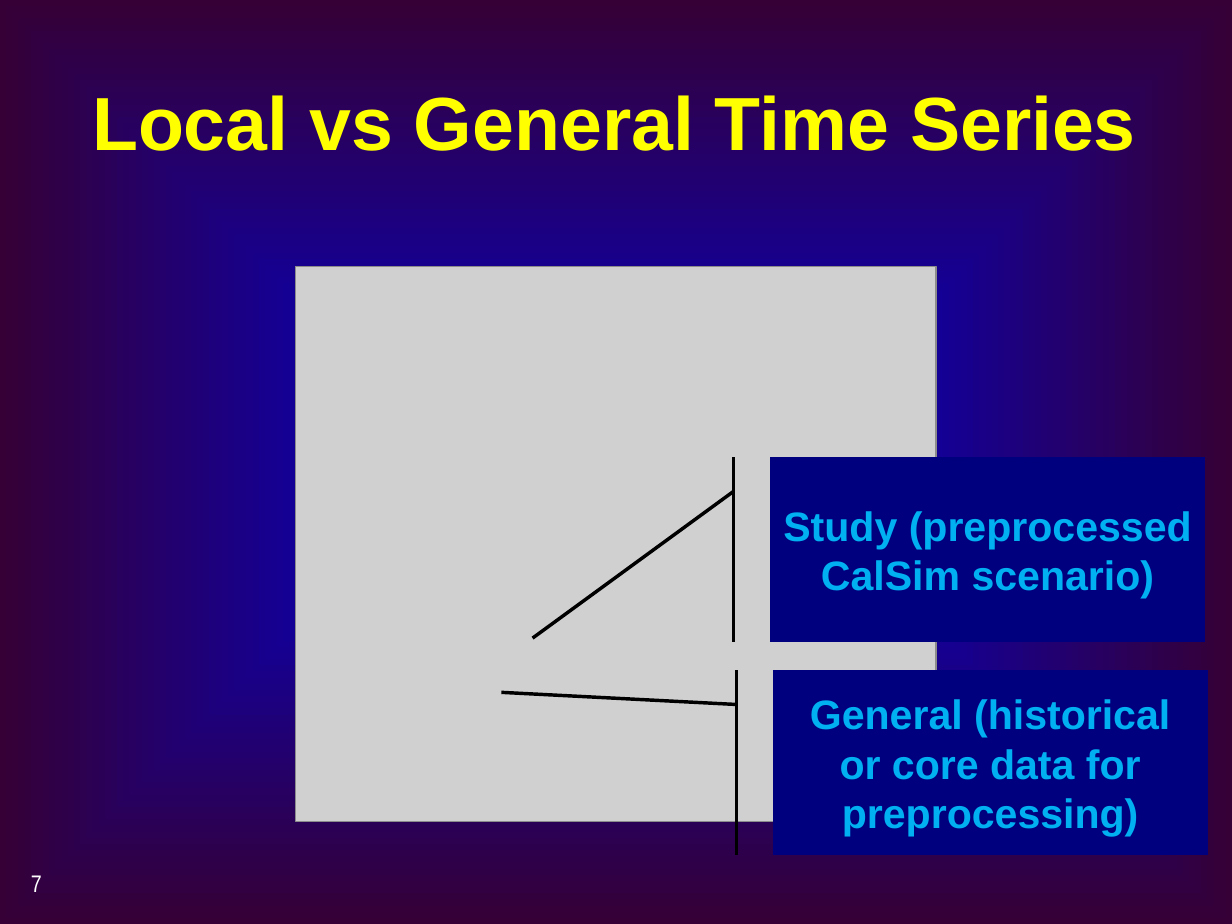
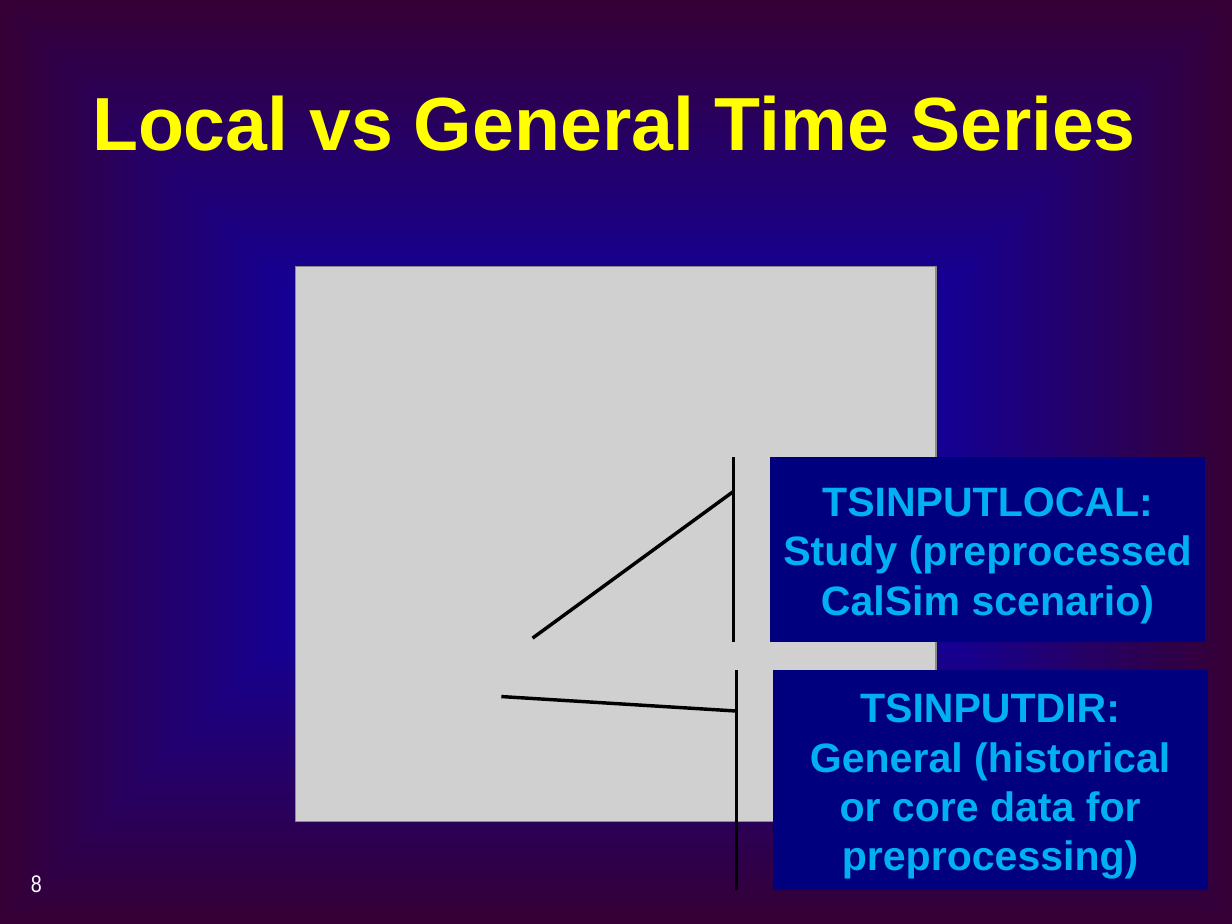
Before and after one commit to CADWRDeltaModeling/dsm2, a slide deck: slide 8 of dsm2/presentations/d4_move_archive_batch.ppt (slide 7 before the commit). Drawn at 1232x924 pixels with LibreOffice and Linux fonts; fonts in the diff are those of the drawing; grey boxes stand for pictures. Boxes give left, top, right and bottom in pixels: in the first picture for what was removed or moved away, otherwise in the second. Text is boxed around its words. In the diff, an @@ line names an element or a change of style, - is before the commit and + after.

```diff
--- a/dsm2/presentations/d4_move_archive_batch.ppt
+++ b/dsm2/presentations/d4_move_archive_batch.ppt
@@ text in freeform shape at (x1=822, y1=487, x2=1153, y2=517): paragraph added @@
+TSINPUTLOCAL:
@@ freeform shape "TSINPUTDIR:" resized from (x1=772, y1=670, x2=1207, y2=855) to (x1=772, y1=670, x2=1207, y2=891) @@
@@ text in freeform shape at (x1=860, y1=693, x2=1120, y2=723): paragraph added @@
+TSINPUTDIR:
@@ page number at (x1=31, y1=875, x2=42, y2=893): text changed @@
-7
+8
```
Also in this commit, not shown: 4 other slides changed, 1 slide added.
